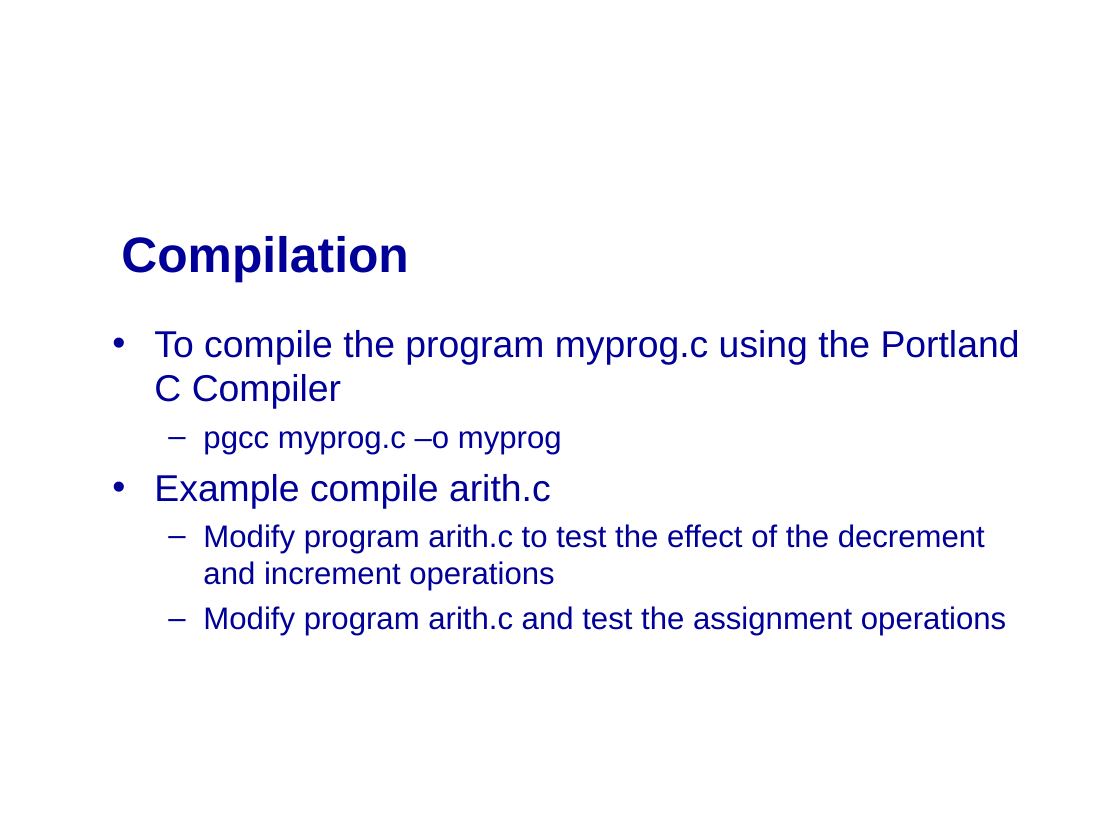
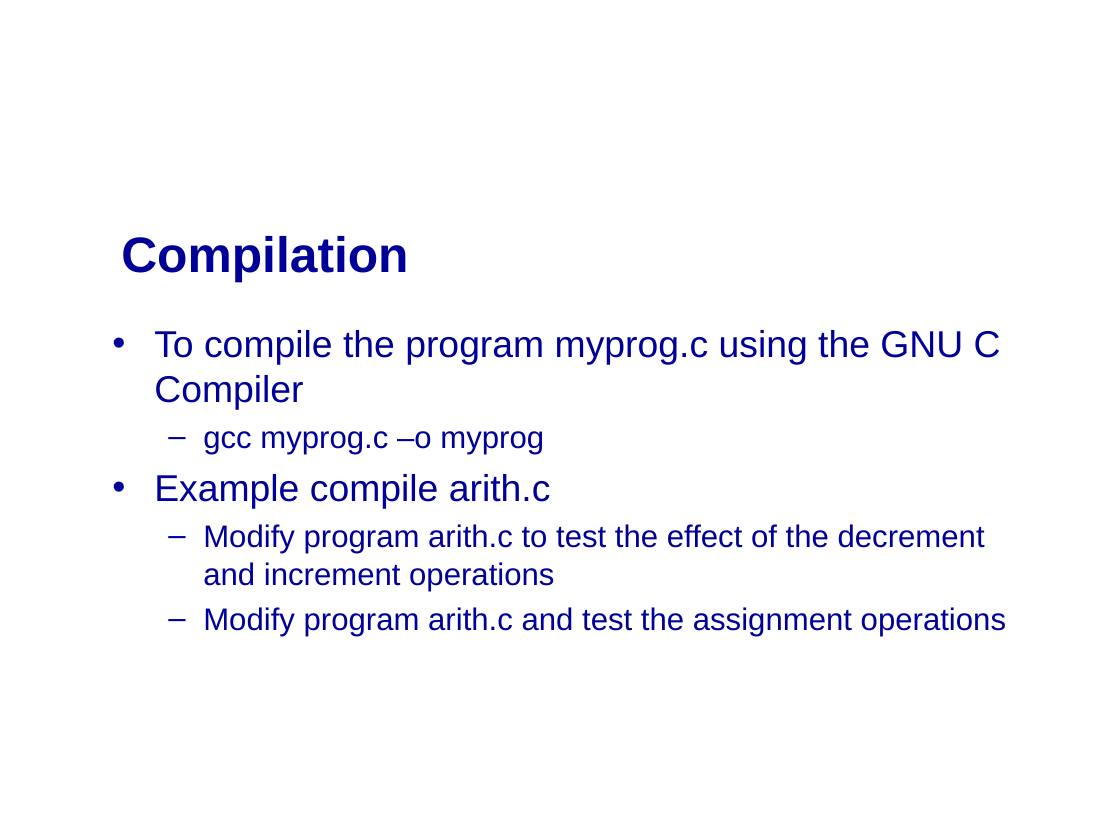
Before and after one commit to mikeg64/iome, a slide deck: slide 19 of src/examples/course/c/presentation/IntrotoC1.ppt. Drawn at 1120x840 pixels with LibreOffice and Linux fonts; fonts in the diff are those of the drawing; background and template pictures are left out. Boxes give left, top, right and bottom in pixels: in the first picture for what was removed or moved away, otherwise in the second. Text is boxed around its words. In the diff, an @@ line names an element or a change of style, - is before the commit and + after.

```diff
--- a/src/examples/course/c/presentation/IntrotoC1.ppt
+++ b/src/examples/course/c/presentation/IntrotoC1.ppt
@@ text at (154, 330, 1001, 454): text changed @@
-• To compile the program myprog.c using the Portland C Compiler
-  – pgcc myprog.c –o myprog
+• To compile the program myprog.c using the GNU C Compiler
+  – gcc myprog.c –o myprog
```
Also in this commit, not shown: 5 other slides changed, 2 slides removed, 14 other files.
